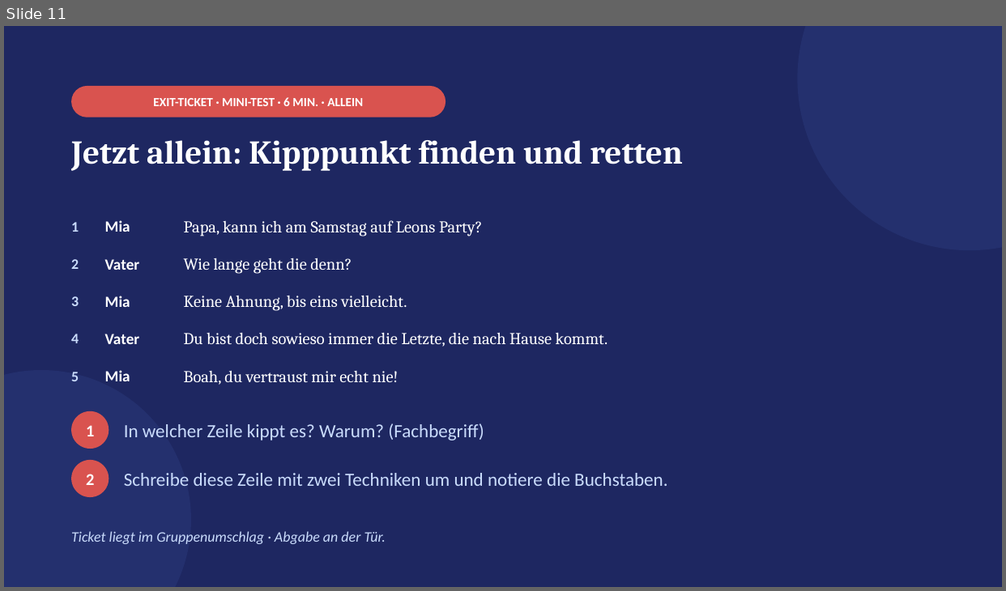
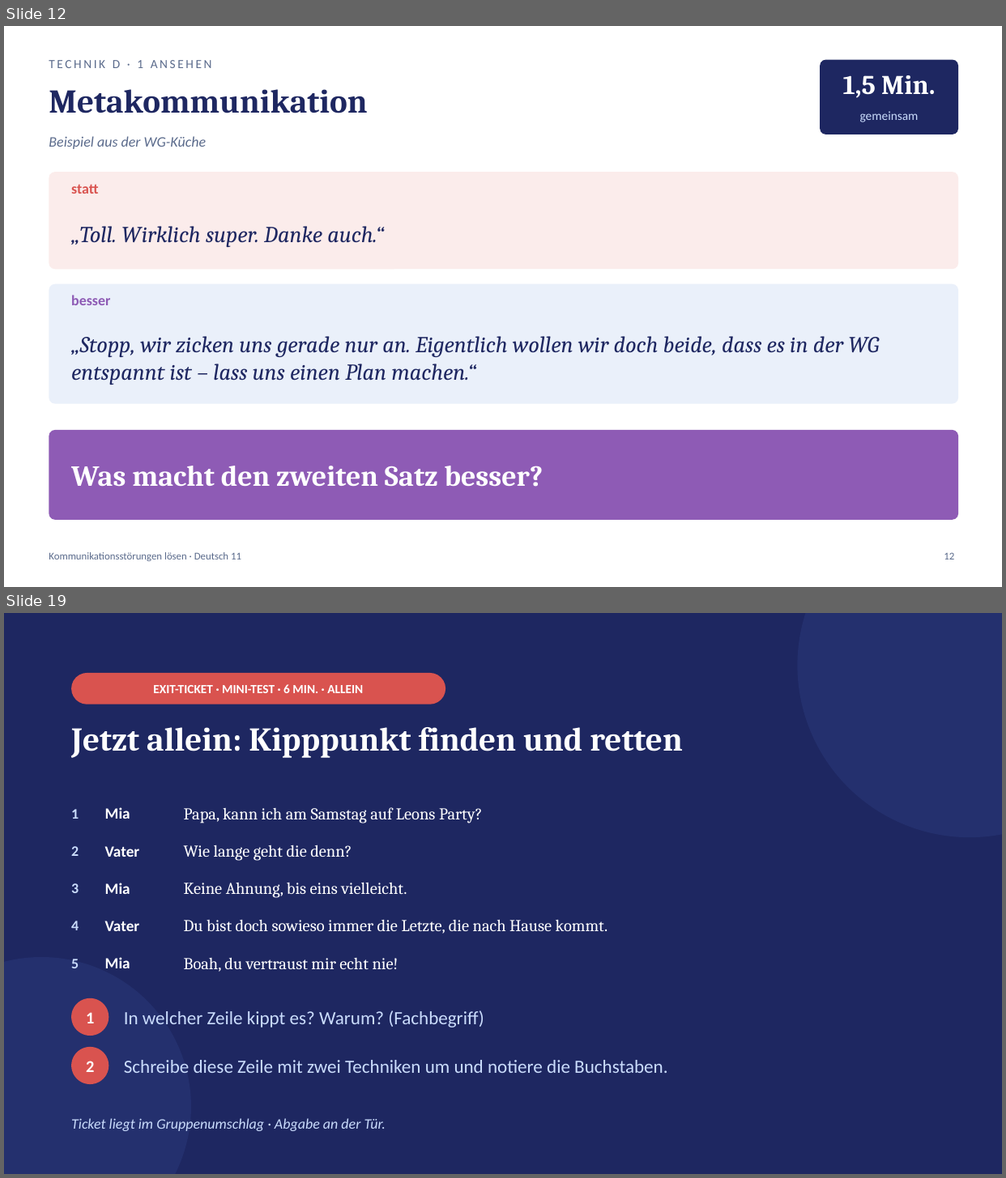
Before and after one commit to golzkonstantin-gif/Schule, a slide deck: Deutsch_11/Kommunikationsstoerungen_loesen/Praesentation_Kommunikationsstoerungen_loesen.pptx. Shown one above the other, each under a label of ours: slide 11 before the commit, slides 12 and 19 after it; the slides between them are not shown. The pictures are 1006x591 and 1006x1178 pixels, drawn with LibreOffice and Linux fonts; fonts in the diff are those of the drawing. Boxes give left, top, right and bottom in pixels: in the first picture for what was removed or moved away, otherwise in the second. Text is boxed around its words. In the diff, an @@ line names an element or a change of style, - is before the commit and + after.

```diff
--- a/Deutsch_11/Kommunikationsstoerungen_loesen/Praesentation_Kommunikationsstoerungen_loesen.pptx
+++ b/Deutsch_11/Kommunikationsstoerungen_loesen/Praesentation_Kommunikationsstoerungen_loesen.pptx
@@ slide 12 added at (4, 26, 1002, 587), background #FFFFFF @@
@@ text added at (49, 60, 212, 68), 12 pt, text #5B6B8C @@
+TECHNIK D · 1 ANSEHEN
@@ rounded rectangle added at (820, 60, 958, 135), fill #1E2761 @@
@@ text added at (49, 89, 367, 113), 32 pt, text #1E2761, bold @@
+Metakommunikation
@@ text added at (843, 75, 935, 98), 26 pt, text #FFFFFF, bold @@
+1,5 Min.
@@ text added at (860, 111, 918, 122), 12 pt, text #CADCFC @@
+gemeinsam
@@ text added at (49, 136, 206, 149), 14 pt, text #5B6B8C, italic @@
+Beispiel aus der WG-Küche
@@ rounded rectangle added at (49, 172, 958, 269), fill #FBECEB @@
@@ text added at (71, 184, 99, 194), 14 pt, text #D9534F, bold @@
+statt
@@ text added at (71, 226, 384, 247), 22 pt, text #1E2761, italic @@
+„Toll. Wirklich super. Danke auch.“
@@ rounded rectangle added at (49, 284, 958, 404), fill #EAF0FA @@
@@ text added at (71, 295, 110, 305), 14 pt, text #8E5BB5, bold @@
+besser
@@ text added at (71, 336, 879, 385), 22 pt, text #1E2761, italic @@
+„Stopp, wir zicken uns gerade nur an. Eigentlich wollen wir doch beide, dass es in der WG entspannt ist – lass uns einen Plan machen.“
@@ rounded rectangle added at (49, 430, 958, 520), fill #8E5BB5 @@
@@ text added at (71, 466, 543, 487), 28 pt, text #FFFFFF, bold @@
+Was macht den zweiten Satz besser?
@@ text added at (49, 552, 241, 561), 10 pt, text #5B6B8C @@
+Kommunikationsstörungen lösen · Deutsch 11
@@ text added at (944, 552, 954, 560), 10 pt, text #5B6B8C @@
+12
@@ what was slide 11 is now slide 19 @@
```
Also in this commit, not shown: 5 slides changed, 8 other slides added, 1 slide removed, 8 other files.
